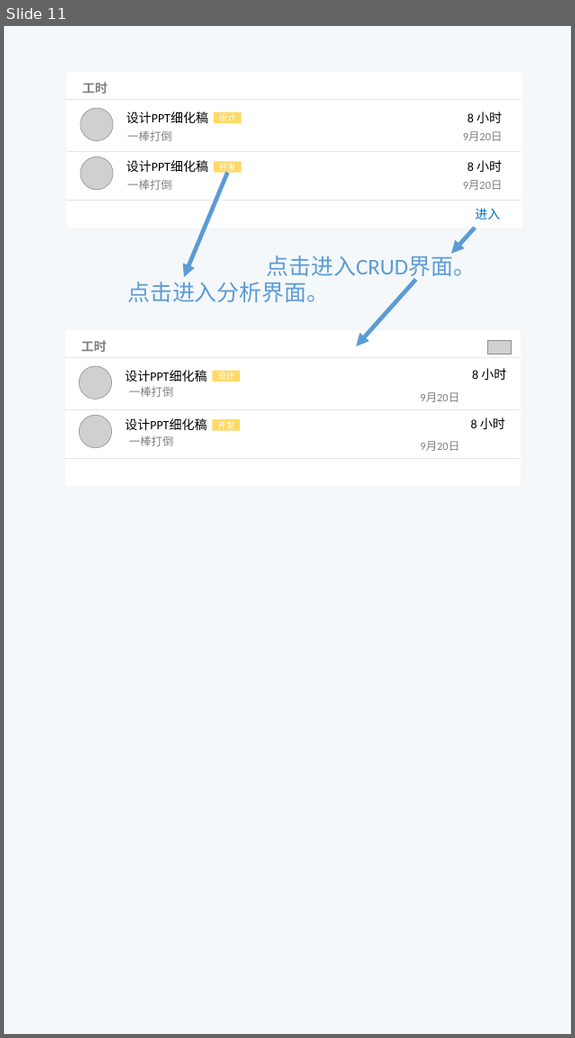
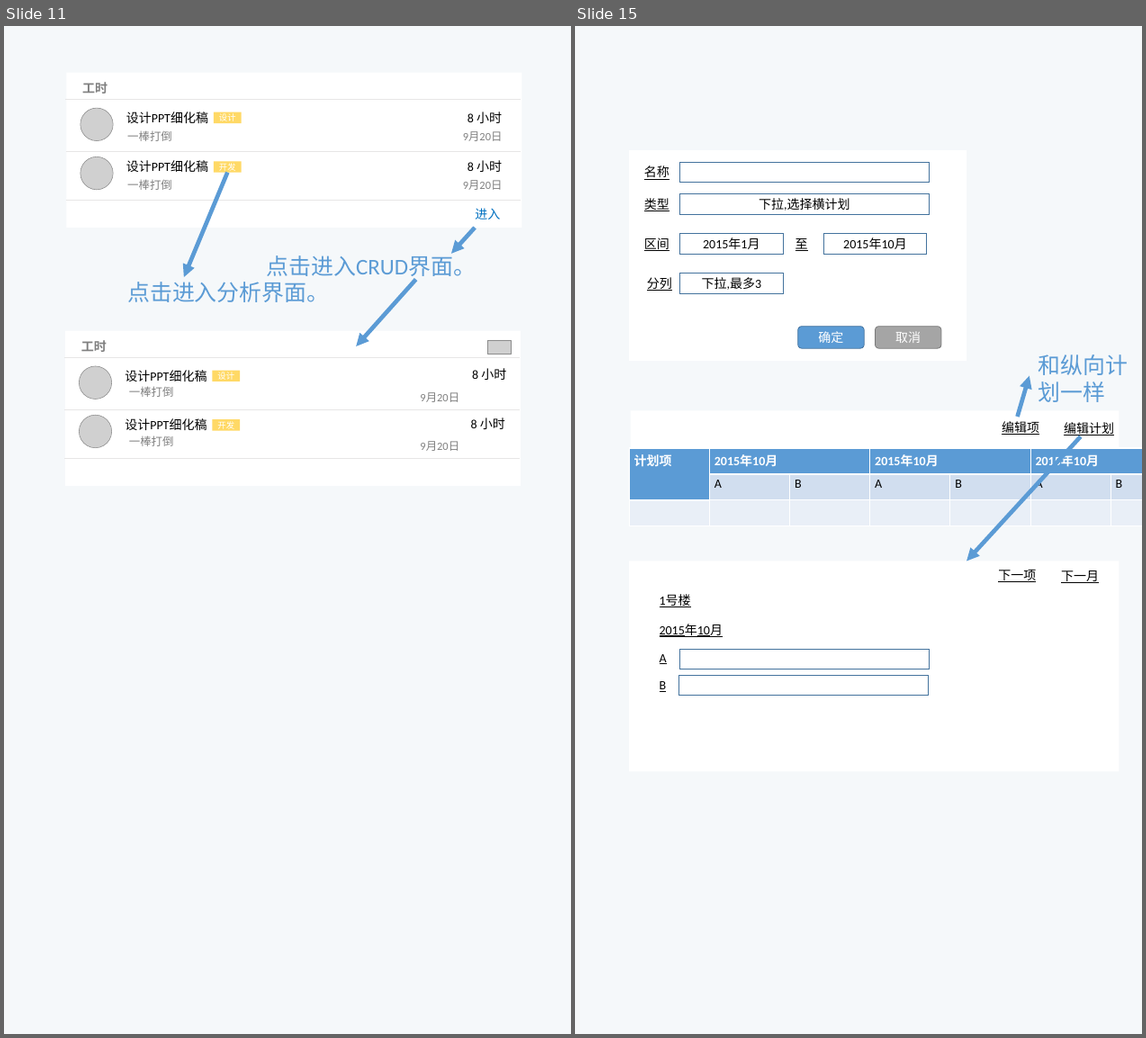
Before and after one commit to nstutu/makarov, a slide deck: design/makarovDesign.pptx. Shown side by side, each under a label of ours: slide 11 before the commit, slides 11 and 15 after it; the slides between them are not shown. The pictures are 575x1038 and 1146x1038 pixels, drawn with LibreOffice and Linux fonts; fonts in the diff are those of the drawing; grey boxes stand for pictures; background and template pictures are left out. Boxes give left, top, right and bottom in pixels: in the first picture for what was removed or moved away, otherwise in the second. Text is boxed around its words. In the diff, an @@ line names an element or a change of style, - is before the commit and + after.

```diff
--- a/design/makarovDesign.pptx
+++ b/design/makarovDesign.pptx
@@ slide 15 added at (x1=575, y1=26, x2=1142, y2=1034), background #F5F8FA @@
@@ rectangle added at (x1=629, y1=150, x2=967, y2=361), fill #FFFFFF @@
@@ text added at (x1=644, y1=166, x2=669, y2=180), 18 pt, text #000000, underline @@
+名称
@@ rectangle added at (x1=679, y1=162, x2=929, y2=183), outline #43739E 1 pt @@
@@ text added at (x1=644, y1=198, x2=669, y2=211), 18 pt, text #000000, underline @@
+类型
@@ rectangle added at (x1=679, y1=194, x2=929, y2=214), outline #43739E 1 pt, 18 pt, text #000000 @@
+下拉,选择横计划
@@ text added at (x1=644, y1=238, x2=669, y2=251), 18 pt, text #000000, underline @@
+区间
@@ rectangle added at (x1=679, y1=234, x2=783, y2=254), outline #43739E 1 pt, 18 pt, text #000000 @@
+2015年1月
@@ text added at (x1=795, y1=238, x2=808, y2=251), 18 pt, text #000000, underline @@
+至
@@ rectangle added at (x1=823, y1=234, x2=926, y2=254), outline #43739E 1 pt, 18 pt, text #000000 @@
+2015年10月
@@ text added at (x1=647, y1=277, x2=672, y2=291), 18 pt, text #000000, underline @@
+分列
@@ rectangle added at (x1=679, y1=273, x2=783, y2=293), outline #43739E 1 pt, 18 pt, text #000000 @@
+下拉,最多3
@@ rounded rectangle added at (x1=798, y1=327, x2=864, y2=348), fill #5B9BD5, outline #43739E 1 pt, 18 pt, text #FFFFFF @@
+确定
@@ rounded rectangle added at (x1=876, y1=327, x2=941, y2=348), fill #A5A5A5, outline #7A7A7A 1 pt, 18 pt, text #FFFFFF @@
+取消
@@ arrow added from (1018, 417) to (1029, 376), #5B9BD5 6 pt @@
@@ text added at (x1=1038, y1=354, x2=1128, y2=402), 32 pt, text #5B9BD5 @@
+和纵向计划一样
@@ rectangle added at (x1=631, y1=410, x2=1119, y2=447), fill #FFFFFF @@
@@ text added at (x1=1002, y1=421, x2=1039, y2=435), 18 pt, text #000000, underline @@
+编辑项
@@ text added at (x1=1064, y1=422, x2=1114, y2=436), 18 pt, text #000000, underline @@
+编辑计划
@@ rectangle added at (x1=629, y1=447, x2=1142, y2=525), fill #FFFFFF @@
@@ table added at (x1=629, y1=448, x2=1142, y2=526), 3 rows, 11 columns @@
+计划项 | 2015年10月 |  | 2015年10月 |  | 2015年10月 |  | 2015年10月 |  | 2015年10月 | 
+ | A | B | A | B | A | B | A | B | A | B
+ |  |  |  |  |  |  |  |  |  | 
@@ arrow added from (1081, 436) to (967, 561), #5B9BD5 6 pt @@
@@ rectangle added at (x1=629, y1=561, x2=1119, y2=771), fill #FFFFFF @@
@@ text added at (x1=998, y1=570, x2=1036, y2=582), 18 pt, text #000000, underline @@
+下一项
@@ text added at (x1=1061, y1=570, x2=1099, y2=583), 18 pt, text #000000, underline @@
+下一月
@@ text added at (x1=660, y1=594, x2=691, y2=607), 18 pt, text #000000, underline @@
+1号楼
@@ text added at (x1=660, y1=624, x2=723, y2=637), 18 pt, text #000000, underline @@
+2015年10月
@@ text added at (x1=660, y1=654, x2=667, y2=664), 18 pt, text #000000, underline @@
+A
@@ rectangle added at (x1=679, y1=649, x2=929, y2=670), outline #43739E 1 pt @@
@@ text added at (x1=660, y1=681, x2=667, y2=692), 18 pt, text #000000, underline @@
+B
@@ rectangle added at (x1=679, y1=675, x2=929, y2=696), outline #43739E 1 pt @@
```
Also in this commit, not shown: 2 slides changed, 3 other slides added, 3 slides removed.
